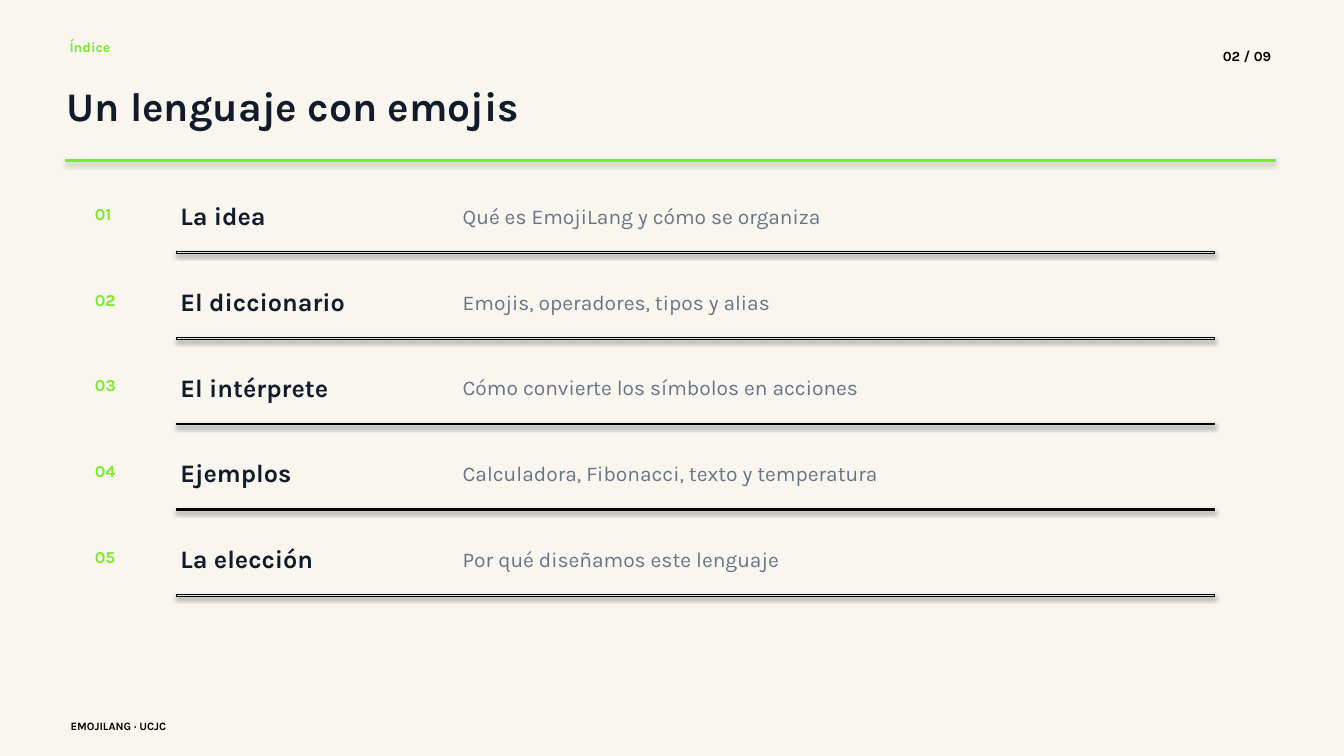
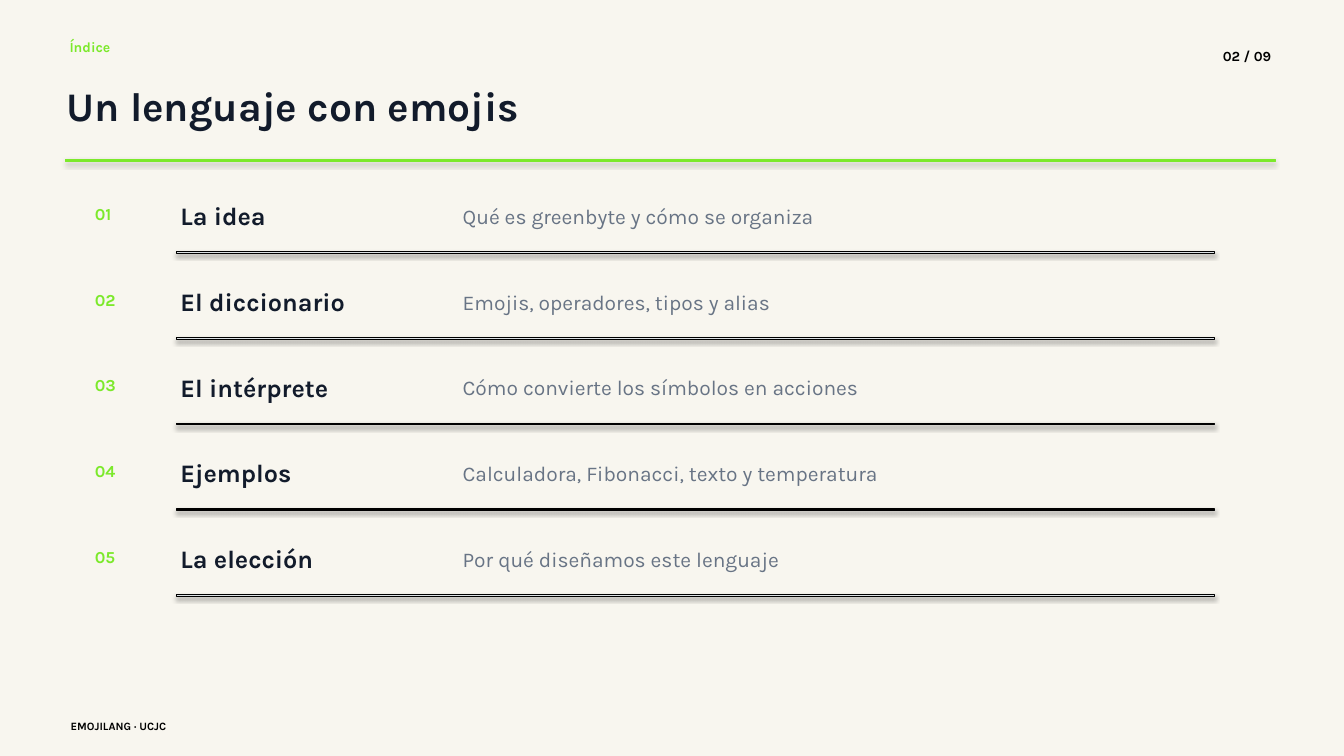
Before and after one commit to JOSEROB25/LYP-2026, a slide deck: slide 2 of Presentacion_EmojiLang.pptx. Drawn at 1344x756 pixels with LibreOffice and Linux fonts; fonts in the diff are those of the drawing. Boxes give left, top, right and bottom in pixels: in the first picture for what was removed or moved away, otherwise in the second. Text is boxed around its words. In the diff, an @@ line names an element or a change of style, - is before the commit and + after.

```diff
--- a/Presentacion_EmojiLang.pptx
+++ b/Presentacion_EmojiLang.pptx
@@ text at box(463, 208, 814, 229): text changed @@
-Qué es EmojiLang y cómo se organiza
+Qué es greenbyte y cómo se organiza
```
Also in this commit, not shown: 4 other slides changed.
